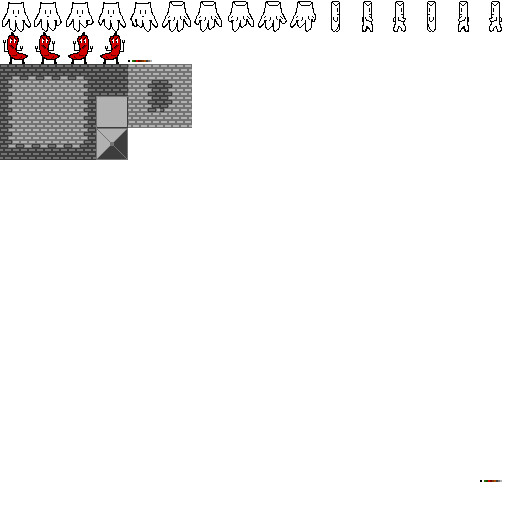
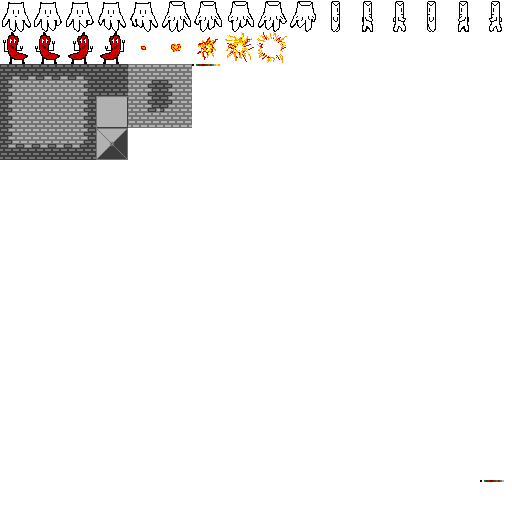
Comparing the layer stacks of the two w=512, h=512 images. Changes:
added layer "explode" above "walls" over (140, 32, 287, 66)
painted on "walls" over (128, 60, 152, 62)
painted on "pallete" over (492, 480, 504, 482)
